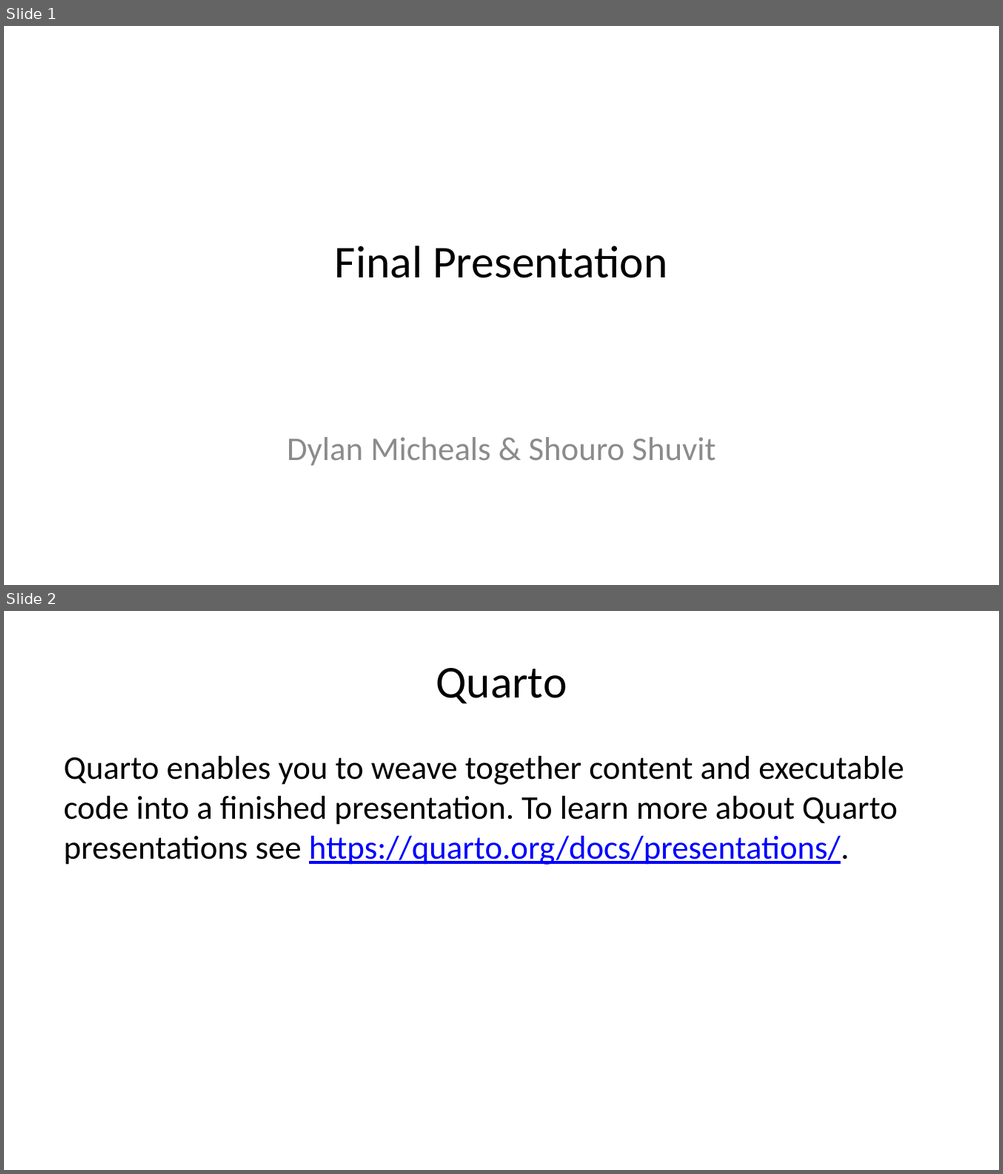
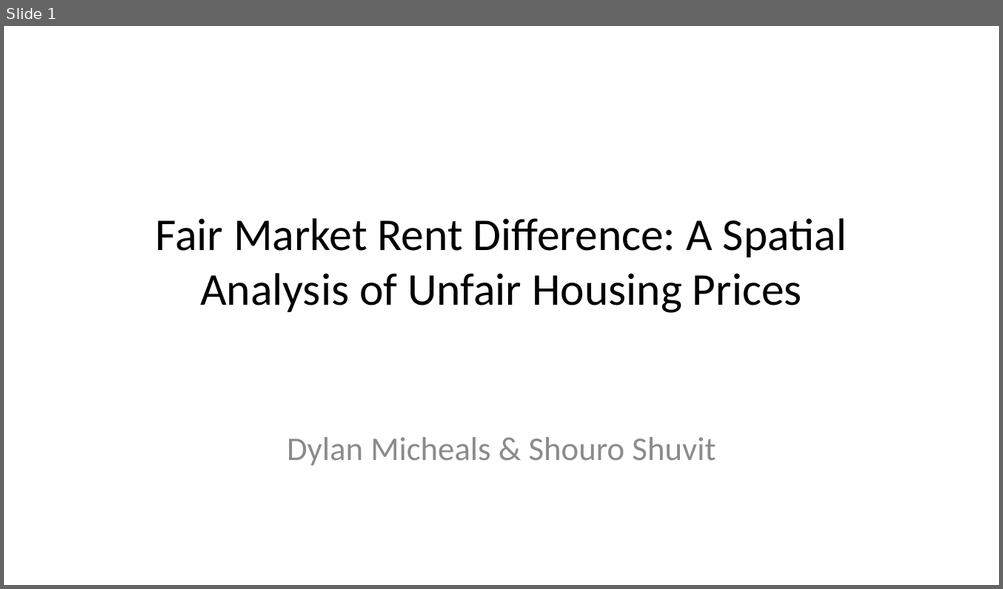
Before and after one commit to dylpickle123780/STAT489_Research_Project, a slide deck: presentation/final-presentation.pptx. Shown one above the other, each under a label of ours: slides 1 and 2 before the commit, slide 1 after it. The pictures are 1003x1174 and 1003x589 pixels, drawn with LibreOffice and Linux fonts; fonts in the diff are those of the drawing. Boxes give left, top, right and bottom in pixels: in the first picture for what was removed or moved away, otherwise in the second. Text is boxed around its words. In the diff, an @@ line names an element or a change of style, - is before the commit and + after.

```diff
--- a/presentation/final-presentation.pptx
+++ b/presentation/final-presentation.pptx
@@ slide 2 removed at box(4, 611, 999, 1170), background #FFFFFF @@
@@ title removed at box(435, 668, 566, 703) @@
-Quarto
@@ text removed at box(64, 756, 904, 865) @@
-Quarto enables you to weave together content and executable code into a finished presentation. To learn more about Quarto presentations see https://quarto.org/docs/presentations/.
@@ slide 1 changed as well @@
@@ title at box(156, 218, 846, 313): text changed @@
-Final Presentation
+Fair Market Rent Difference: A Spatial Analysis of Unfair Housing Prices
```
Also in this commit, not shown: 5 slides added, 2 other slides removed, 1 other file.
